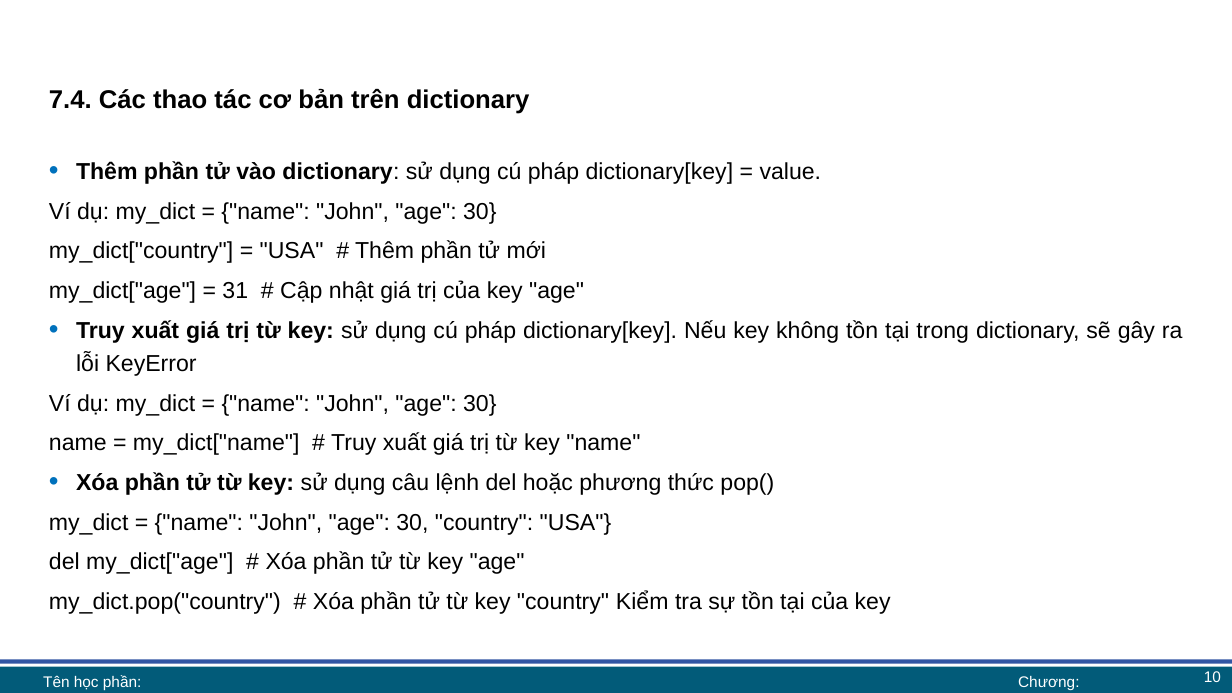
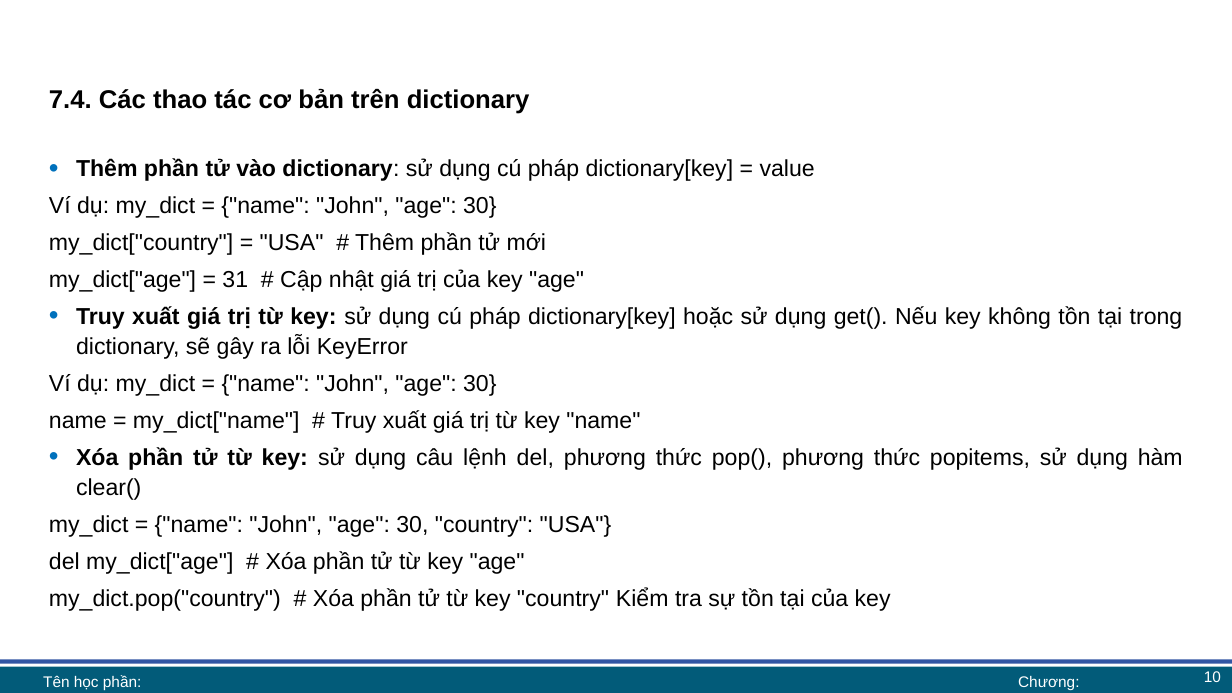
Before and after one commit to lhaaaaa/17A2-Ca-chieu, a slide deck: slide 10 of Lab 6 + 7/Lab 7 bài giảng.pptx. Drawn at 1232x693 pixels with LibreOffice and Linux fonts; fonts in the diff are those of the drawing; background and template pictures are left out. Boxes give left, top, right and bottom in pixels: in the first picture for what was removed or moved away, otherwise in the second. Text is boxed around its words. In the diff, an @@ line names an element or a change of style, - is before the commit and + after.

```diff
--- a/Lab 6 + 7/Lab 7 bài giảng.pptx
+++ b/Lab 6 + 7/Lab 7 bài giảng.pptx
@@ text at bbox=[76, 158, 815, 181]: text changed @@
-• Thêm phần tử vào dictionary: sử dụng cú pháp dictionary[key] = value.
+• Thêm phần tử vào dictionary: sử dụng cú pháp dictionary[key] = value
@@ text at bbox=[49, 196, 891, 611]: line spacing 1.2 to 1.1 @@
@@ text at bbox=[76, 306, 1183, 359]: text changed @@
-• Truy xuất giá trị từ key: sử dụng cú pháp dictionary[key]. Nếu key không tồn tại trong dictionary, sẽ gây ra lỗi KeyError
+• Truy xuất giá trị từ key: sử dụng cú pháp dictionary[key] hoặc sử dụng get(). Nếu key không tồn tại trong dictionary, sẽ gây ra lỗi KeyError
@@ text at bbox=[76, 447, 1183, 500]: text changed @@
-• Xóa phần tử từ key: sử dụng câu lệnh del hoặc phương thức pop()
+• Xóa phần tử từ key: sử dụng câu lệnh del, phương thức pop(), phương thức popitems, sử dụng hàm clear()
```
Also in this commit, not shown: 2 other slides changed, 3 other files.
